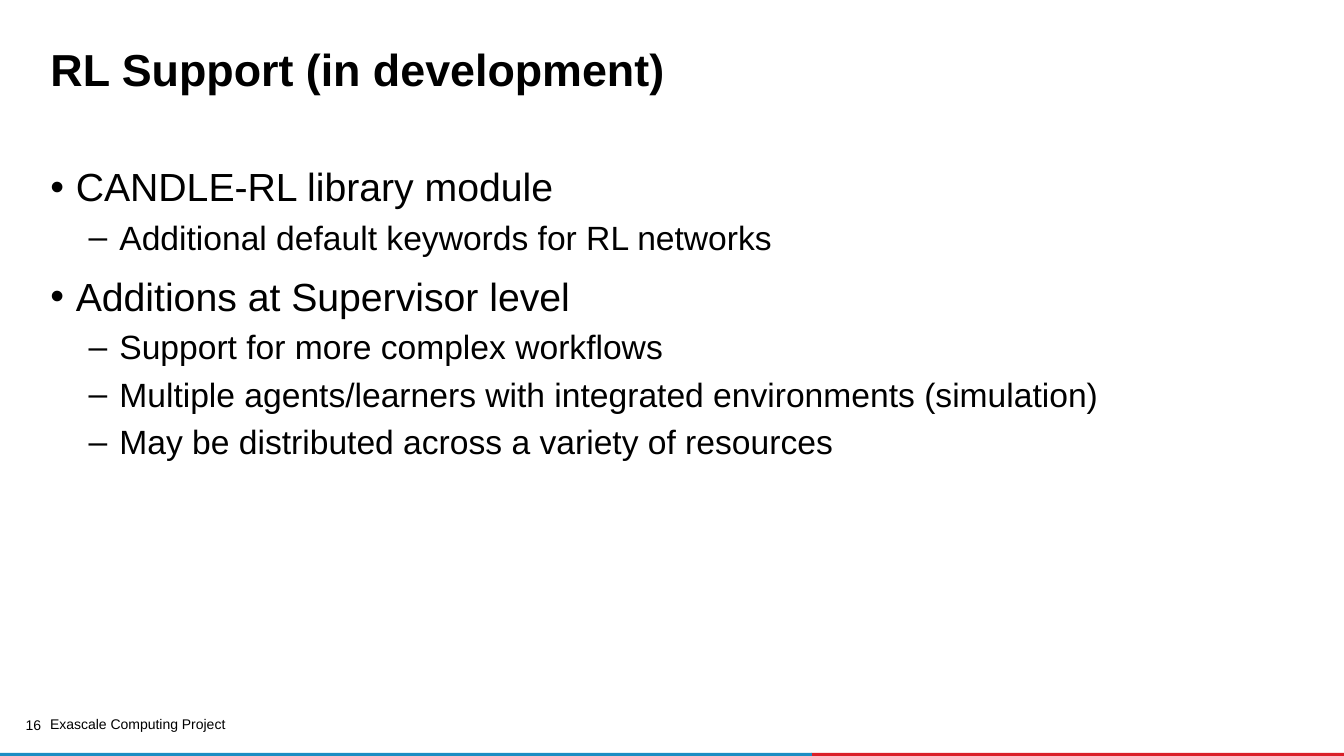
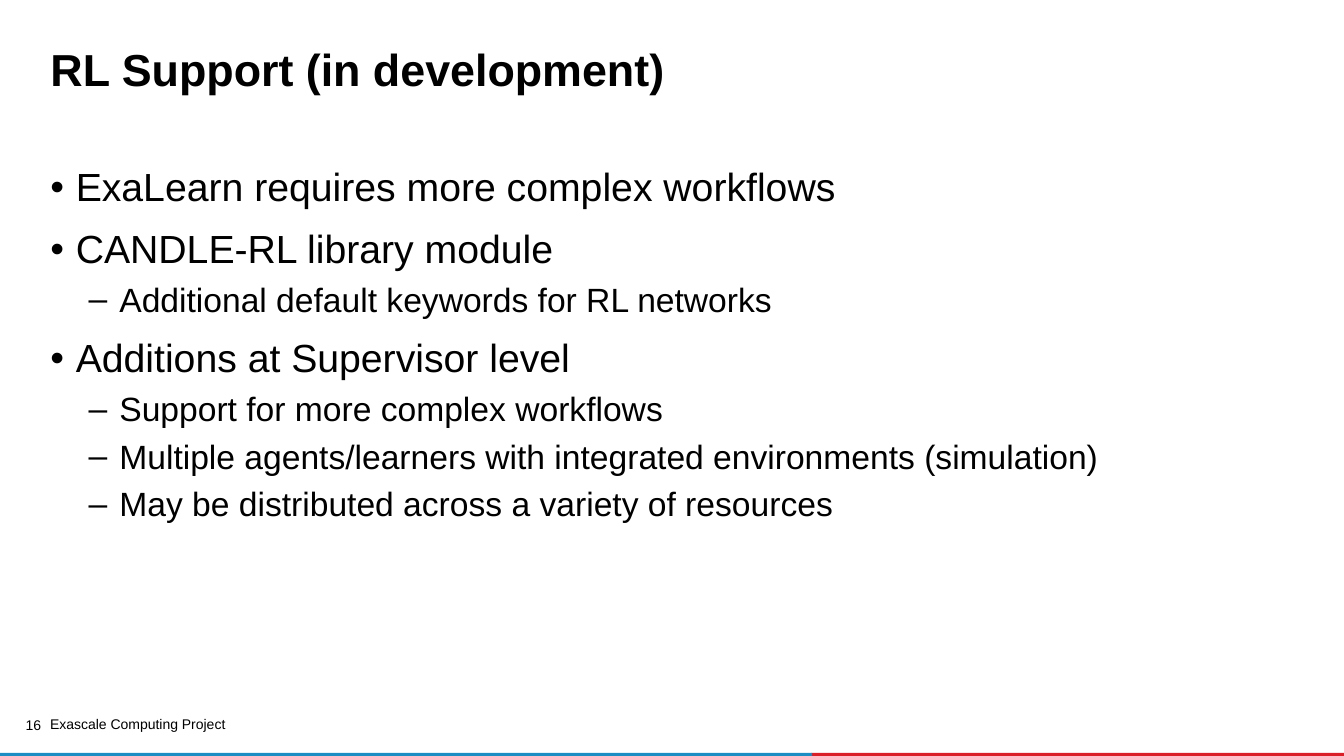
Before and after one commit to ECP-CANDLE/Tutorials, a slide deck: slide 16 of 2020/ECP/slides/03-library.pptx. Drawn at 1344x756 pixels with LibreOffice and Linux fonts; fonts in the diff are those of the drawing; background and template pictures are left out. Boxes give left, top, right and bottom in pixels: in the first picture for what was removed or moved away, otherwise in the second. Text is boxed around its words. In the diff, an @@ line names an element or a change of style, - is before the commit and + after.

Commit message:
Minor edit

```diff
--- a/2020/ECP/slides/03-library.pptx
+++ b/2020/ECP/slides/03-library.pptx
@@ text at (76, 172, 835, 209): paragraph added @@
+• ExaLearn requires more complex workflows
```
